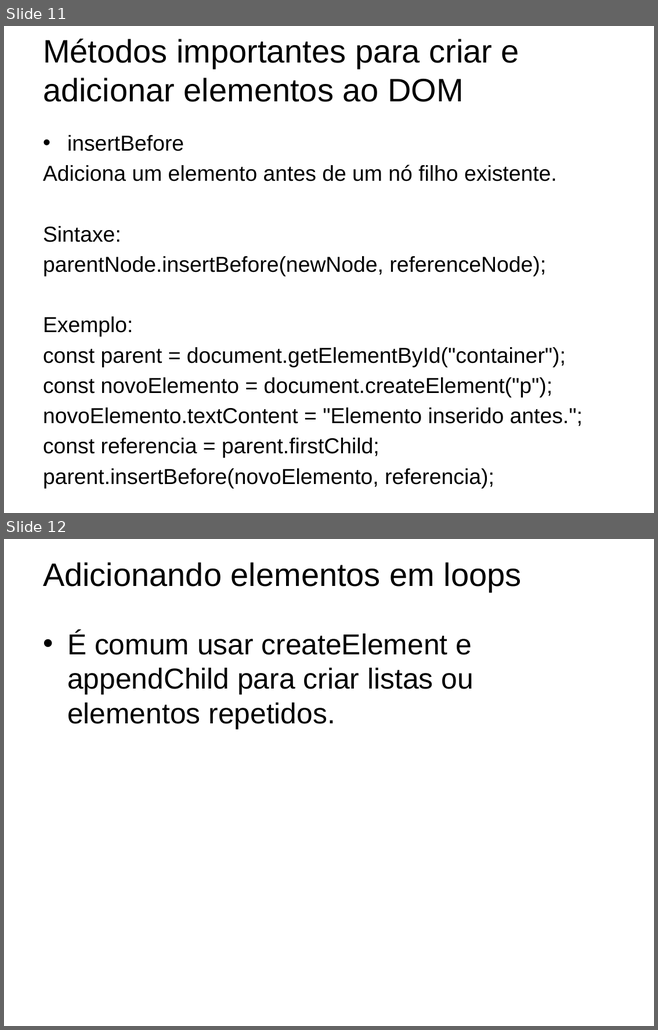
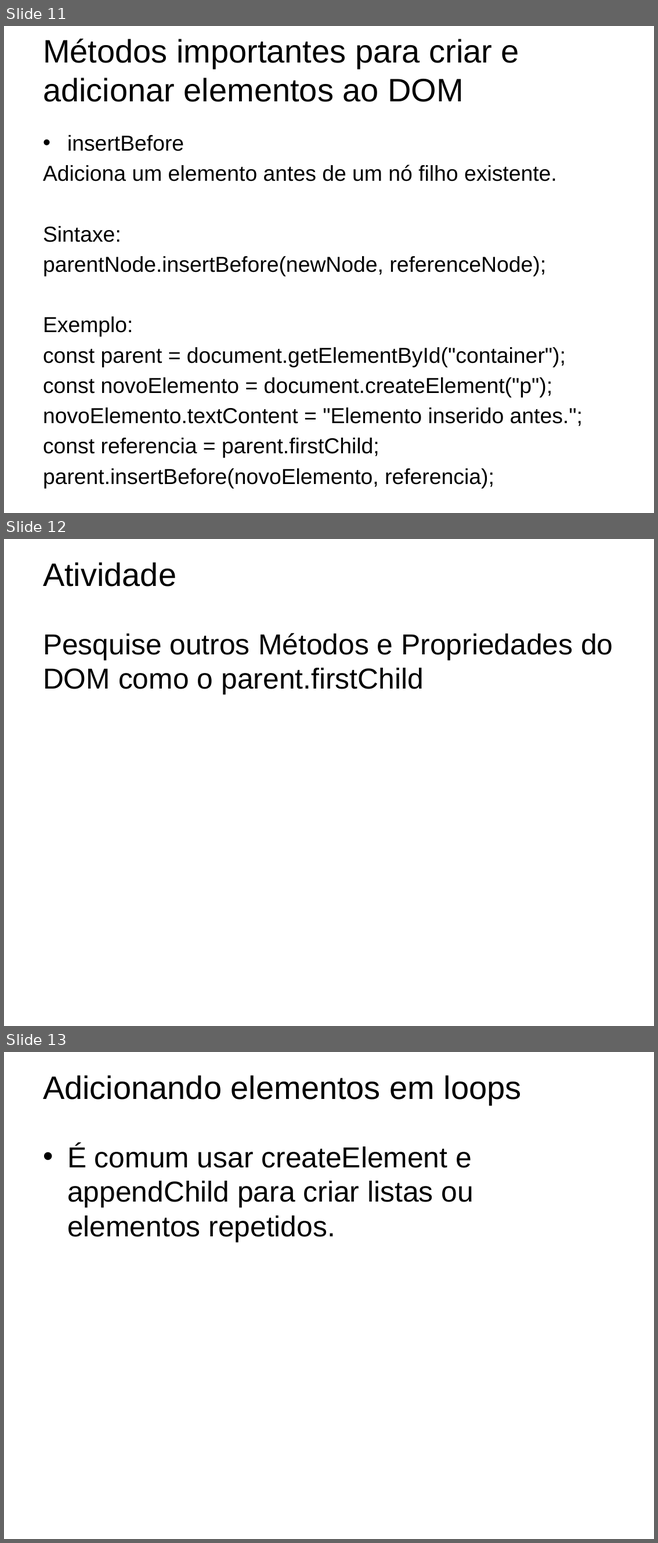
Before and after one commit to ProfessorJeanMax/Senac-Turma-5933, a slide deck: Slides/Javascript/DOM e Eventos.pptx. Shown one above the other, each under a label of ours: slides 11 and 12 before the commit, slides 11, 12 and 13 after it. The pictures are 658x1030 and 658x1543 pixels, drawn with LibreOffice and Linux fonts; fonts in the diff are those of the drawing; background and template pictures are left out. Boxes give left, top, right and bottom in pixels: in the first picture for what was removed or moved away, otherwise in the second. Text is boxed around its words. In the diff, an @@ line names an element or a change of style, - is before the commit and + after.

```diff
--- a/Slides/Javascript/DOM e Eventos.pptx
+++ b/Slides/Javascript/DOM e Eventos.pptx
@@ slide 12 added at [4, 539, 654, 1026], background picture (left out) @@
@@ title added at [43, 562, 176, 587], 36 pt, text #000000 @@
+Atividade
@@ text added at [43, 633, 612, 695], 32 pt, text #000000 @@
+Pesquise outros Métodos e Propriedades do DOM como o parent.firstChild
@@ what was slide 12 is now slide 13 @@
```
Also in this commit, not shown: 2 other files.
